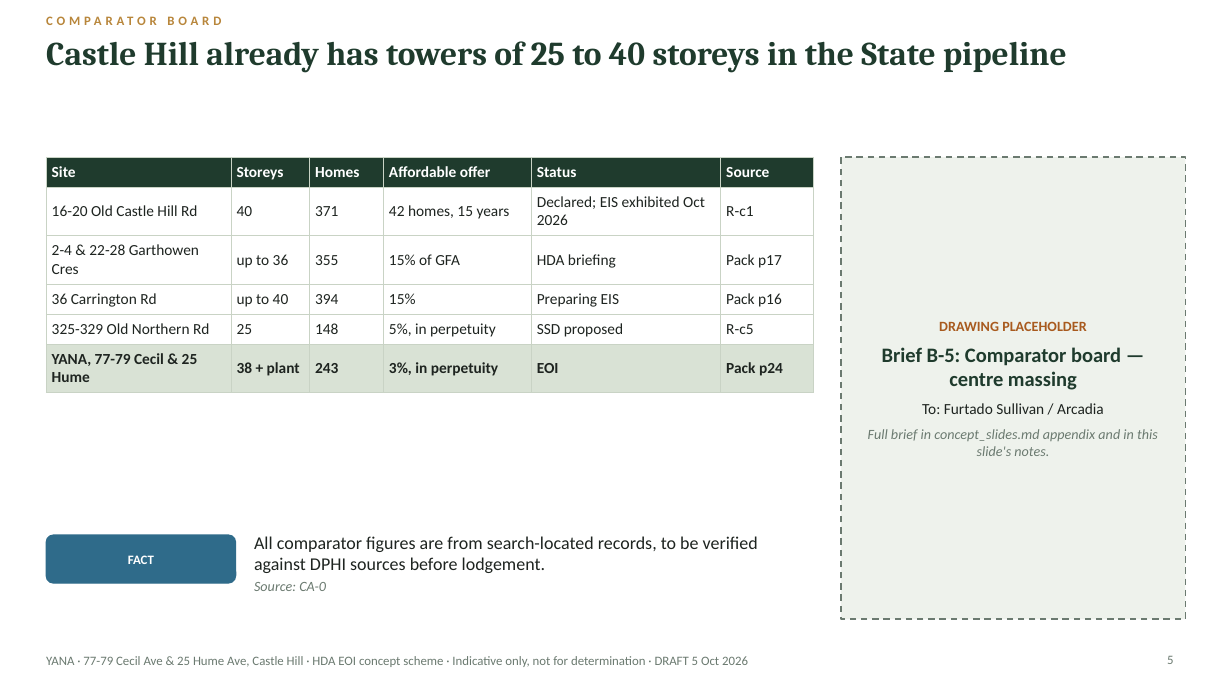
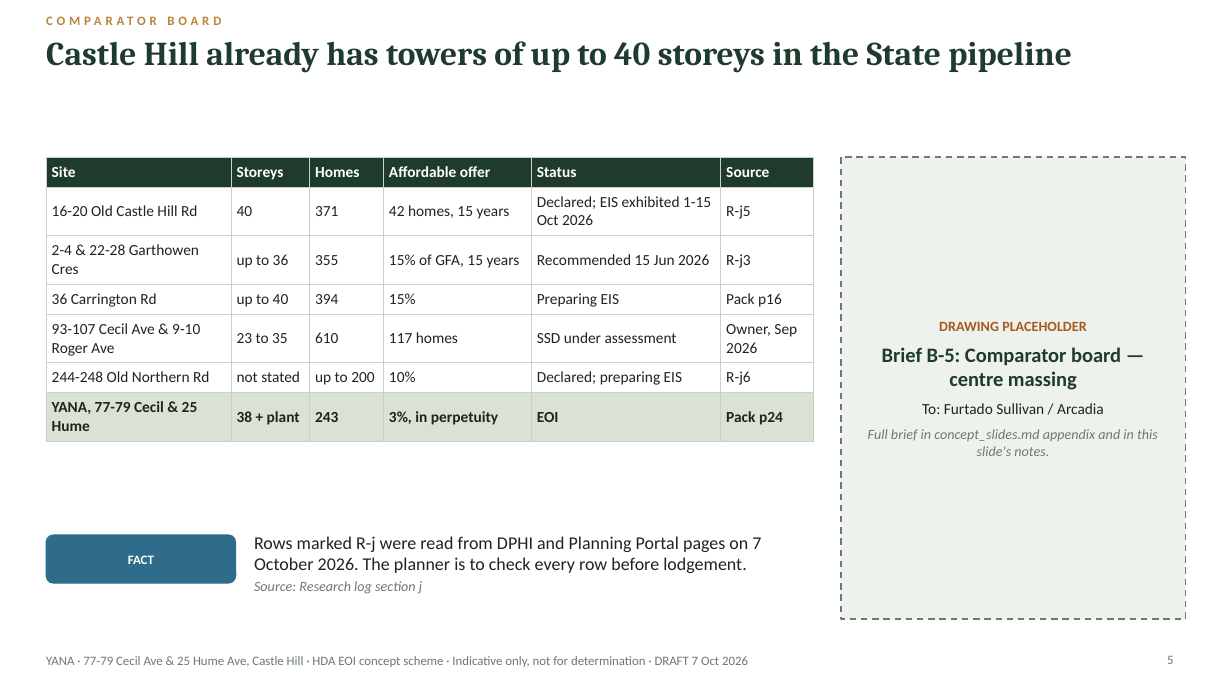
Before and after one commit to iamdrdavid-svg/Yana-Eoi, a slide deck: slide 5 of outputs/concept_slides.pptx. Drawn at 1232x693 pixels with LibreOffice and Linux fonts; fonts in the diff are those of the drawing. Boxes give left, top, right and bottom in pixels: in the first picture for what was removed or moved away, otherwise in the second. Text is boxed around its words. In the diff, an @@ line names an element or a change of style, - is before the commit and + after.

```diff
--- a/outputs/concept_slides.pptx
+++ b/outputs/concept_slides.pptx
@@ title at bbox=[46, 41, 1072, 73]: text changed @@
-Castle Hill already has towers of 25 to 40 storeys in the State pipeline
+Castle Hill already has towers of up to 40 storeys in the State pipeline
@@ table at bbox=[46, 157, 813, 435] @@
-row 2, column 5: Declared; EIS exhibited Oct 2026
+row 2, column 5: Declared; EIS exhibited 1-15 Oct 2026
-row 2, column 6: R-c1
+row 2, column 6: R-j5
-row 3: 2-4 & 22-28 Garthowen Cres | up to 36 | 355 | 15% of GFA | HDA briefing | Pack p17
+row 3: 2-4 & 22-28 Garthowen Cres | up to 36 | 355 | 15% of GFA, 15 years | Recommended 15 Jun 2026 | R-j3
-row 5: 325-329 Old Northern Rd | 25 | 148 | 5%, in perpetuity | SSD proposed | R-c5
+row 5: 93-107 Cecil Ave & 9-10 Roger Ave | 23 to 35 | 610 | 117 homes | SSD under assessment | Owner, Sep 2026
+row 6: 244-248 Old Northern Rd | not stated | up to 200 | 10% | Declared; preparing EIS | R-j6
@@ text at bbox=[254, 536, 761, 594]: text changed @@
-All comparator figures are from search-located records, to be verified against DPHI sources before lodgement.
-Source: CA-0
+Rows marked R-j were read from DPHI and Planning Portal pages on 7 October 2026. The planner is to check every row before lodgement.
+Source: Research log section j
@@ text at bbox=[46, 656, 748, 667]: text changed @@
-YANA · 77-79 Cecil Ave & 25 Hume Ave, Castle Hill · HDA EOI concept scheme · Indicative only, not for determination · DRAFT 5 Oct 2026
+YANA · 77-79 Cecil Ave & 25 Hume Ave, Castle Hill · HDA EOI concept scheme · Indicative only, not for determination · DRAFT 7 Oct 2026
```
Also in this commit, not shown: 12 other slides changed, 12 other files.
